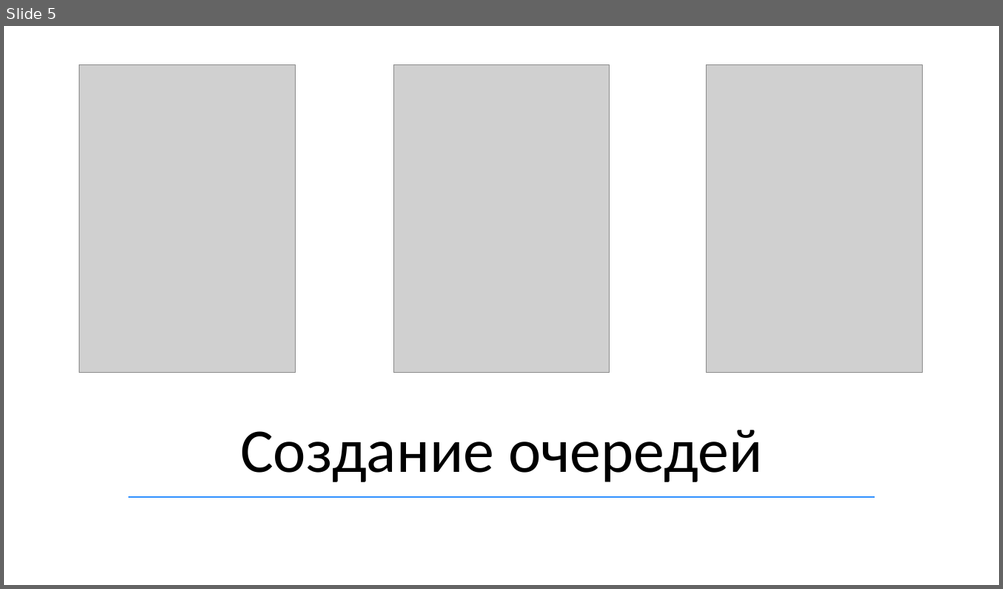
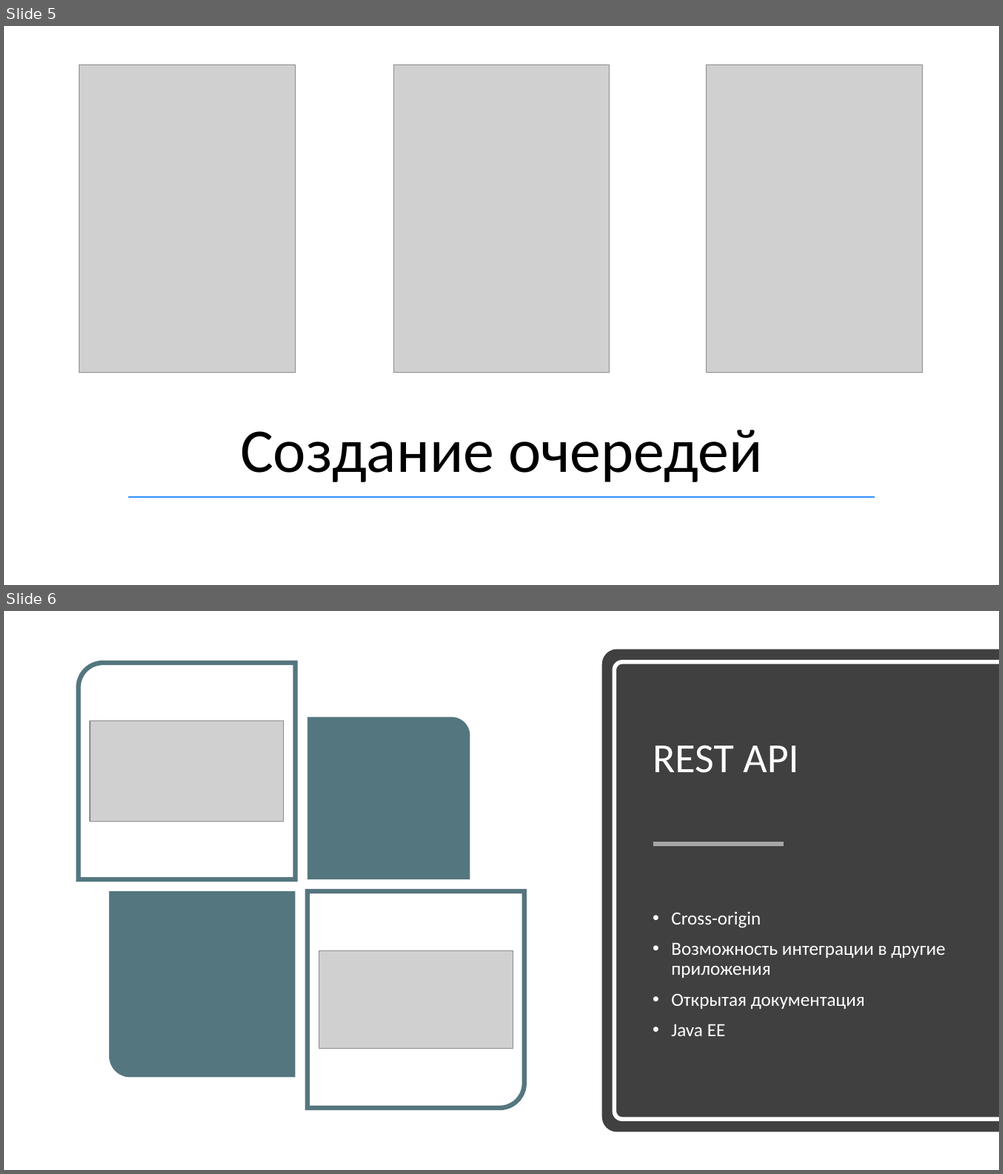
Before and after one commit to AppLoidx/helios-doc, a slide deck: Helios.pptx. Shown one above the other, each under a label of ours: slide 5 before the commit, slides 5 and 6 after it. The pictures are 1003x589 and 1003x1174 pixels, drawn with LibreOffice and Linux fonts; fonts in the diff are those of the drawing; grey boxes stand for pictures. Boxes give left, top, right and bottom in pixels: in the first picture for what was removed or moved away, otherwise in the second. Text is boxed around its words. In the diff, an @@ line names an element or a change of style, - is before the commit and + after.

Commit message:
Update presentation

```diff
--- a/Helios.pptx
+++ b/Helios.pptx
@@ slide 6 added at bbox=[4, 611, 999, 1170], background #FFFFFF @@
@@ round same rect added at bbox=[602, 649, 999, 1133], fill #404040 @@
@@ round rect added at bbox=[79, 663, 296, 880], fill #FFFFFF, outline #54767F 4.5 pt @@
@@ round same rect added at bbox=[614, 662, 999, 1119], outline #FFFFFF 4 pt @@
@@ picture added at bbox=[90, 721, 284, 821] @@
@@ round rect added at bbox=[307, 717, 470, 880], fill #54767F @@
@@ title added at bbox=[652, 745, 798, 773], 40 pt, text #FFFFFF @@
+REST API
@@ line added from (653, 844) to (783, 844), #A6A6A6 4 pt @@
@@ round rect added at bbox=[109, 891, 295, 1077], fill #54767F @@
@@ round rect added at bbox=[307, 891, 525, 1109], fill #FFFFFF, outline #54767F 4.5 pt @@
@@ text added at bbox=[671, 911, 945, 1037], 18 pt, text #FFFFFF @@
+• Сross-origin
+• Возможность интеграции в другие приложения
+• Открытая документация
+• Java EE
@@ picture added at bbox=[318, 951, 513, 1049] @@
```
Also in this commit, not shown: 1 slide changed, 2 other slides added, 1 other file.
